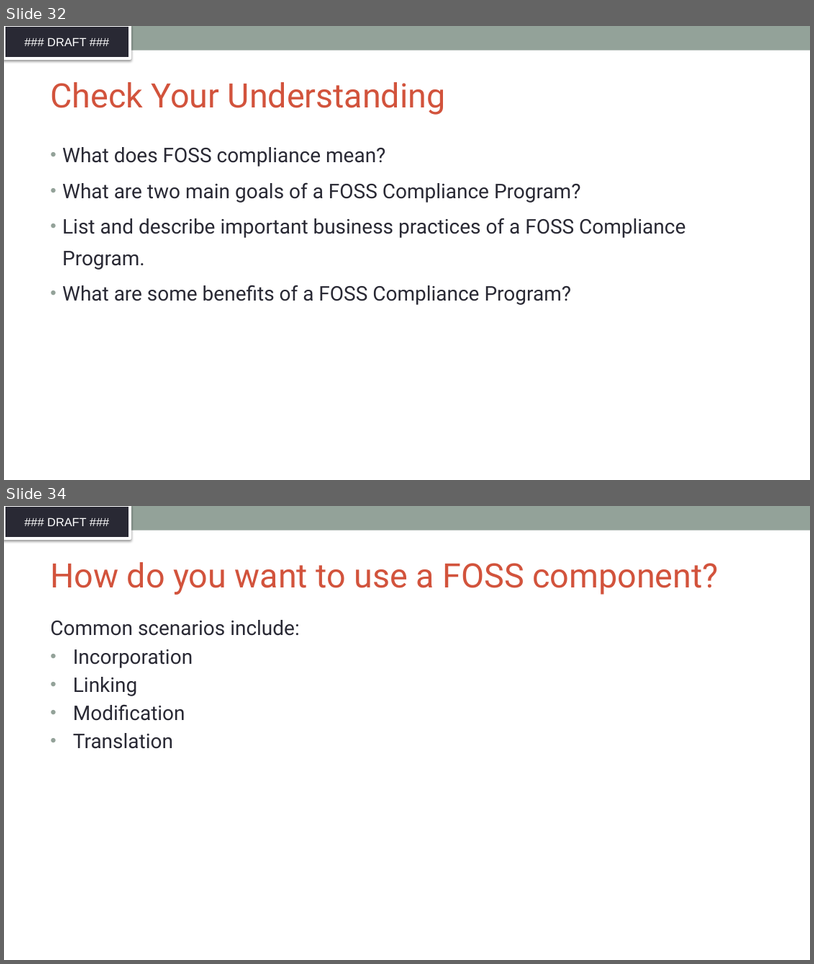
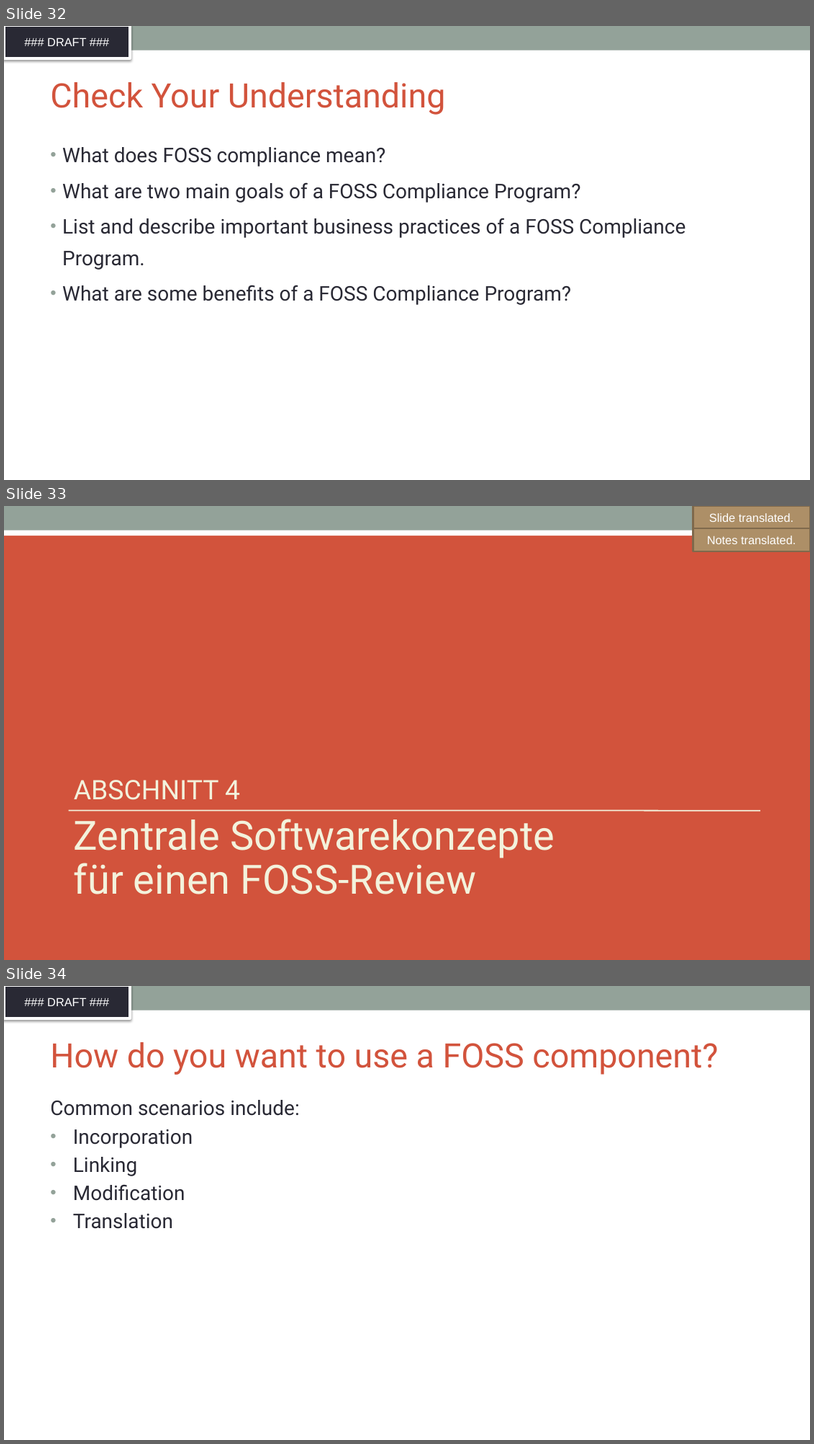
Before and after one commit to SThanheiser/curriculum, a slide deck: translation-DE/slides/DFT_openchain-curriculum-for-1-1_GER.pptx. Shown one above the other, each under a label of ours: slides 32 and 34 before the commit, slides 32, 33 and 34 after it; the slides between them are not shown. The pictures are 814x964 and 814x1444 pixels, drawn with LibreOffice and Linux fonts; fonts in the diff are those of the drawing; background and template pictures are left out. Boxes give left, top, right and bottom in pixels: in the first picture for what was removed or moved away, otherwise in the second. Text is boxed around its words. In the diff, an @@ line names an element or a change of style, - is before the commit and + after.

Commit message:
added translation for slides 15, 16, 18, 24, 33, 42, 52, 68, 79

```diff
--- a/translation-DE/slides/DFT_openchain-curriculum-for-1-1_GER.pptx
+++ b/translation-DE/slides/DFT_openchain-curriculum-for-1-1_GER.pptx
@@ slide 33 added at [4, 506, 810, 960], background #D2533C; not listed: 1 template element that a slide beside it also shows @@
@@ rectangle added at [4, 520, 810, 536], fill #FFFFFF @@
@@ rectangle added at [694, 506, 810, 529], fill #AD8F67, outline #806A4C 2 pt, 14 pt, text #FFFFFF @@
+Slide translated.
@@ rectangle added at [694, 528, 810, 551], fill #AD8F67, outline #806A4C 2 pt, 14 pt, text #FFFFFF @@
+Notes translated.
@@ title added at [74, 780, 240, 800], 32 pt, text #F3F2DC @@
+ABSCHNITT 4
@@ line added from (69, 811) to (761, 811), #F3F2DC 1.5 pt @@
@@ text added at [74, 818, 555, 894], 48 pt, text #F3F2DC @@
+Zentrale Softwarekonzepte
+für einen FOSS-Review
```
Also in this commit, not shown: 3 slides changed, 6 other slides added, 7 slides removed.
